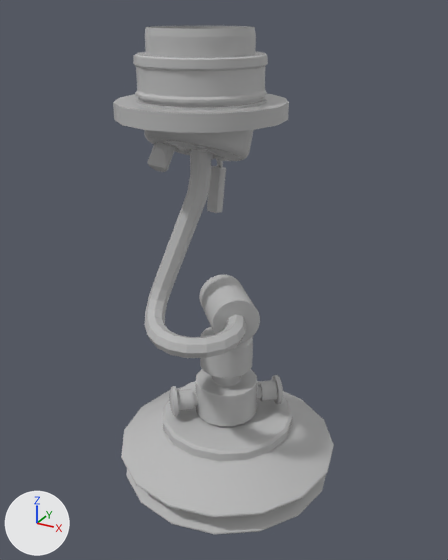
Before and after pictures for a commit that changed the FBX model models/aardwolf_all_part_suction_01.fbx.
The view is the same before and after, from a 50 mm lens placed at (0.299, -0.501, 0.077), pointed at (0.014, 0.016, -0.182). The lights are fixed; the arrows at lower left show +X, +Y and +Z. The older version comes first. Where no turn or scale is listed for an object, it has been applied to the vertices.

The first picture shows 'Shape025', 'aardwolf_all_part_obj231'.
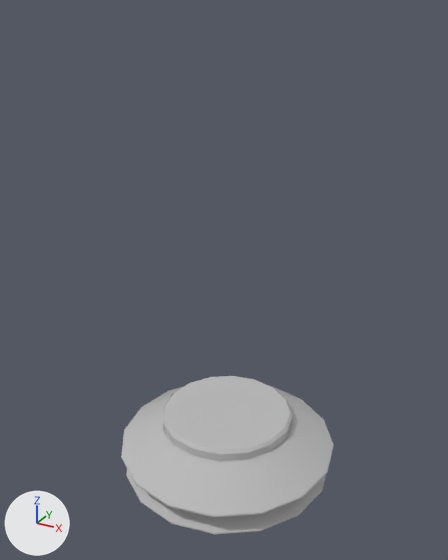
The newer file is also turned or shifted as a whole; pictures and numbers use the older file's frame.

What the commit changed:
Object 'aardwolf_all_part_obj231' (ob_aardwolf_all_part_obj231) is deleted.

Location of each change, (x1, y1, x2, y2) in pixels of the pictures (448 x 560 px):
'aardwolf_all_part_obj231', deleted: before (113, 26, 289, 426)
